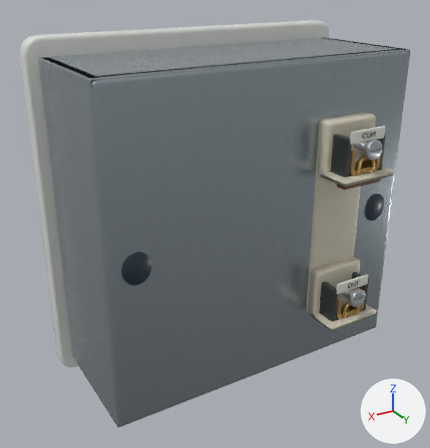
The glTF model lab/public/models/switch_gang-module-left.glb: old version first, new version second.
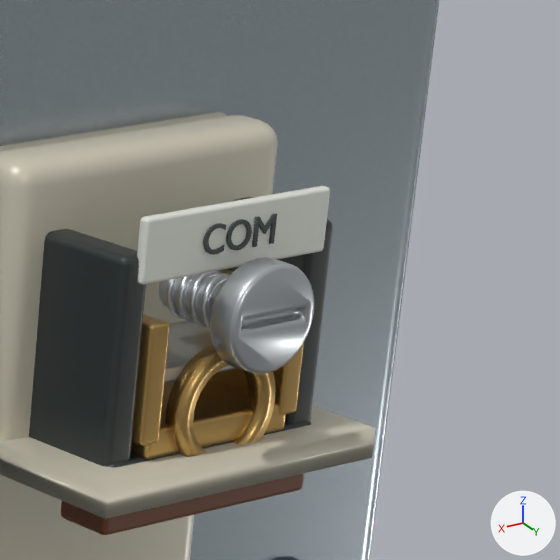
The first picture shows the older version from a camera (50 mm lens) standing at (1.09, 1.42, 1.296) and looking at (0.279, 0.069, 0.621). The close-ups show the older and then the newer version on the part from 76% to 99% of the width and 21% to 43% of the height of that picture. Only the edits that show in the close-ups are written down. The lights are fixed; the arrows at lower right show +X, +Y and +Z. Where no turn or scale is listed for an object, it has been applied to the vertices. Vertices at exactly the same position are counted once.

In view in the first close-up: 'Moulded conductor identification', 'Moulded terminal legend pad', 'detail:terminal-clamp:COM · Detail machined brass', 'detail:terminal-clamp:COM · Detail moulded engineering polymer', 'detail:terminal-clamp:COM · Detail zinc plated fixing', 'mark:COM', 'part:body · Original 2a8198d3', 'part:terminals · Original 5a609f27' and 1 more.
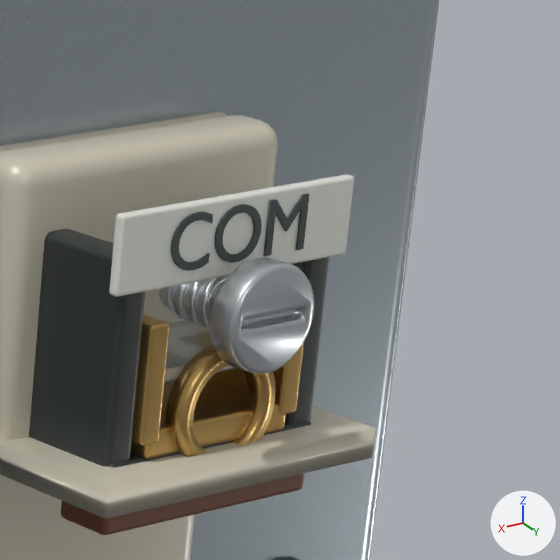
Changed parts and their boxes (x1, y1, x2, y2) in the close-ups (560 x 560 px; the box of a moved part takes in the faces that stretch with it):
'Moulded terminal legend pad', reshaped (27% wider, 25% taller): before (137, 186, 330, 284); after (109, 174, 354, 297)
part 1 of me_moulded_marking, moved or reshaped: before (203, 213, 277, 255); after (171, 194, 309, 271)
part 2 of me_cube_023, moved or reshaped: before (323, 187, 330, 248); after (345, 176, 354, 251)
part 3 of me_cube_023, moved or reshaped: before (137, 192, 329, 284); after (109, 181, 353, 297)
part 4 of me_cube_023, moved or reshaped: before (137, 186, 329, 281); after (109, 174, 353, 294)

What changed in the scene script:
```text
Change me_moulded_marking:
    used by ob_mark_com; location = (0.0, 0.3585, 0.9089)
    remove me_moulded_marking.from_pydata(...)  # 2508 vertices, 5008 faces; spans x -0.0218..0.0223, y -0.0006..0.0006, z -0.0063..0.008
    add me_moulded_marking.from_pydata(...)  # 2508 vertices, 5008 faces; spans x -0.0413..0.0423, y -0.0006..0.0006, z -0.0119..0.015
    me_moulded_marking part 1: 2508 of 2508 vertices moved; they spanned x -0.0218..0.0223, y -0.0006..0.0006, z -0.0063..0.008 and now span x -0.0413..0.0423, y -0.0006..0.0006, z -0.0119..0.015; mean shift (0.0058, 0.0, 0.0008)
Change me_cube_023:
    used by ob_moulded_terminal_legend_pad; location = (0.0, 0.3545, 0.9089)
    remove me_cube_023.from_pydata(...)  # 96 vertices, 188 faces; spans x -0.0575..0.0575, y -0.003..0.003, z -0.0155..0.0155
    add me_cube_023.from_pydata(...)  # 96 vertices, 188 faces; spans x -0.0725..0.0725, y -0.003..0.003, z -0.019..0.019
    me_cube_023 part 2: all 24 vertices in x -0.0575..-0.0555, y -0.003..0.003, z 0.0135..0.0155 are moved by (-0.015, 0.0, 0.0035)
    me_cube_023 part 3: all 24 vertices in x 0.0555..0.0575, y -0.003..0.003, z -0.0155..-0.0135 are moved by (0.015, 0.0, -0.0035)
    me_cube_023 part 4: all 24 vertices in x 0.0555..0.0575, y -0.003..0.003, z 0.0135..0.0155 are moved by (0.015, 0.0, 0.0035)
    other edits to the shape of me_cube_023 do not show in these pictures
```
